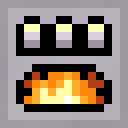
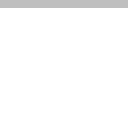
Revision of a layered 128x128 image; what changed, layer by layer:
hid "Alloy Active" over [16, 16, 112, 112]
added layer "Border Top Dark Single" (25%) above "Border Top Dark" over [0, 0, 128, 8]
hid "Upgrade Frame X" over [0, 0, 128, 128]
hid "Basic" over [0, 0, 128, 128]
